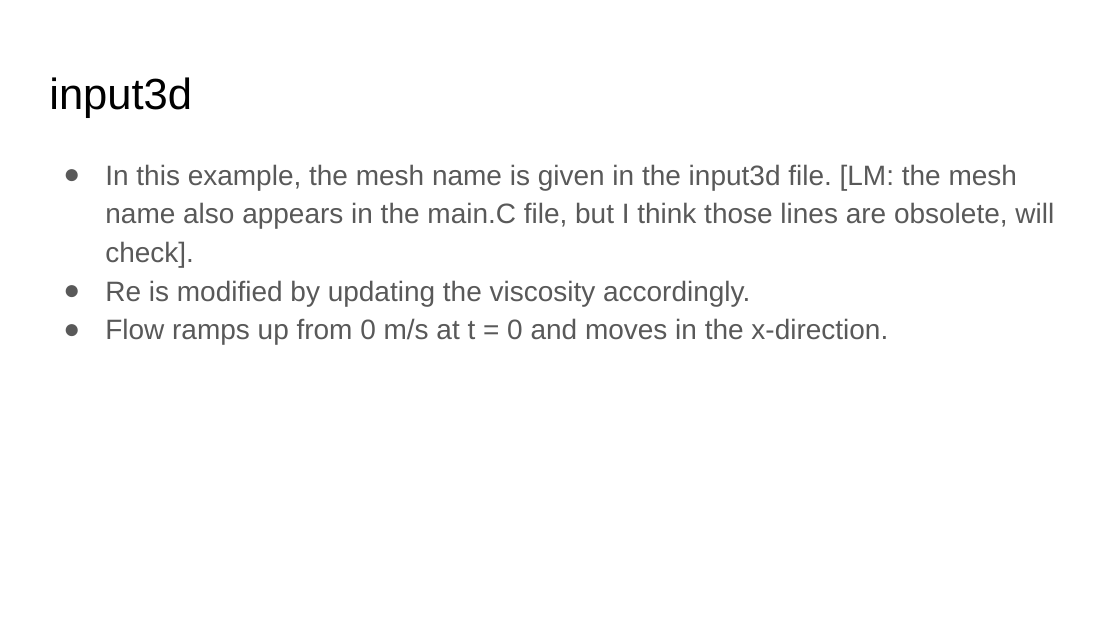
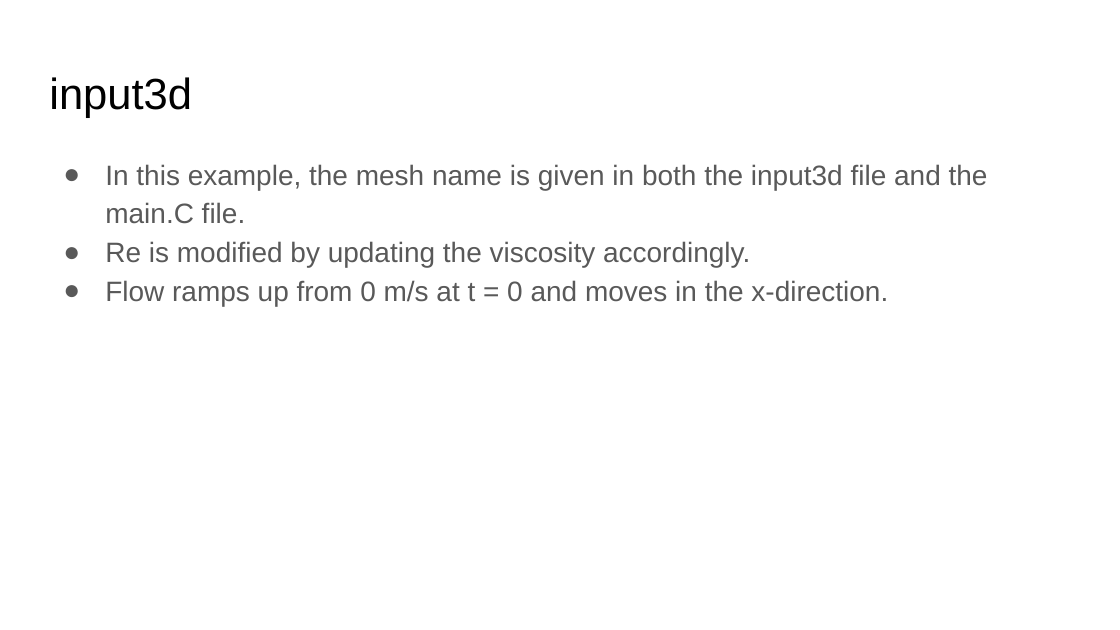
Before and after one commit to fairyflies9/IBAMR-Tutorials, a slide deck: slide 12 of IBFE Lectures/3-IBFE 3D Flow Past Objects.pptx. Drawn at 1120x630 pixels with LibreOffice and Linux fonts; fonts in the diff are those of the drawing. Boxes give left, top, right and bottom in pixels: in the first picture for what was removed or moved away, otherwise in the second. Text is boxed around its words. In the diff, an @@ line names an element or a change of style, - is before the commit and + after.

```diff
--- a/IBFE Lectures/3-IBFE 3D Flow Past Objects.pptx
+++ b/IBFE Lectures/3-IBFE 3D Flow Past Objects.pptx
@@ text at <box>105,164,988,224</box>: text changed @@
-● In this example, the mesh name is given in the input3d file. [LM: the mesh name also appears in the main.C file, but I think those lines are obsolete, will check].
+● In this example, the mesh name is given in both the input3d file and the main.C file.
```
Also in this commit, not shown: 5 other slides changed, 1 slide added, 1 slide removed, 13 other files.
